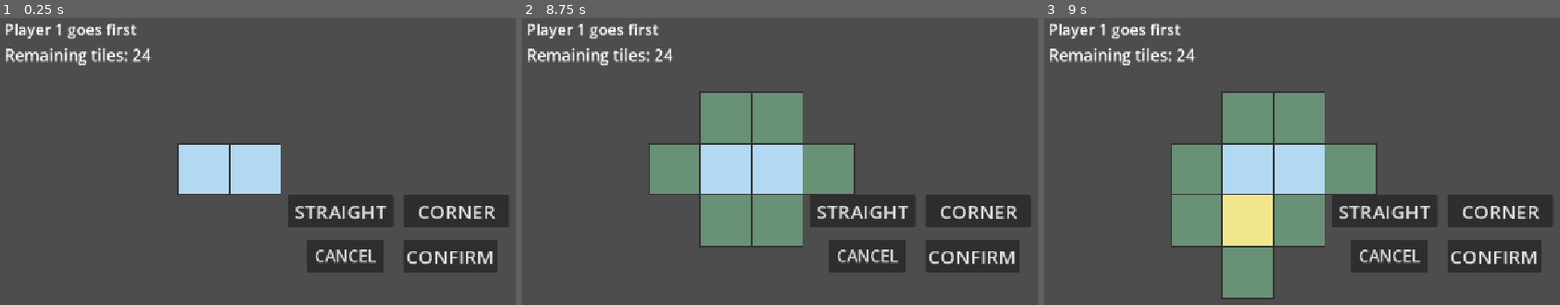
Above: before the commit, frames 1-3 (left to right).
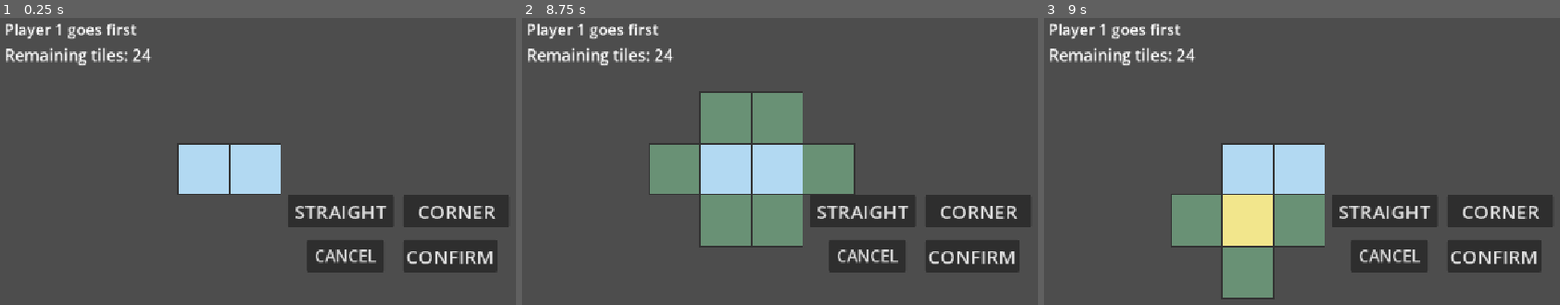
Above: after the commit, the same moments.

Repository: NguyenDucAnh20235585/monorail-godot
Game: Godot game, scene res://main.tscn
The game is run twice, just before and just after one commit, with the same random seed, the same clock (stepped at 60 frames per second) and the same inputs.
Inputs (mouse positions are in pixels of both pictures, inside the frame that each line leads up to):
- Up to frame 1 (0.25 s): no input
- Up to frame 2 (8.75 s): click "STRAIGHT" at 0.5 s; click "CORNER" at 1.25 s; click "CONFIRM" at 2 s; click "CONFIRM" at 2.75 s; click "STRAIGHT" at 3.5 s; click "CORNER" at 4.25 s; click "CONFIRM" at 5 s; click "STRAIGHT" at 5.75 s; click "CORNER" at 6.5 s; click "CANCEL" at 7.25 s; move the mouse to (outside the picture) at 8.02 s; click (outside the picture) at 8.17 s
- Up to frame 3 (9 s): move the mouse to (1250, 230) at 8.77 s; click (1250, 230) at 8.92 s

Frames 1-2 are identical in both runs. In frame 3, 7.2% of the frame differs, in the area x 24-65%, y 25-62%.

Commit message:
feat: refine pending tile candidate flow - anh.nd

Diff:
--- a/main.gd
+++ b/main.gd
@@ -82,22 +82,26 @@
 func _on_cancel_button_pressed():
 	cancel_pending_move()
 
-# DEBUG/TẠM: candidate theo committed + pending tile, chưa dùng validator thật
+# DEBUG/TẠM: candidate placement theo pending flow, chưa dùng validator thật
 func show_debug_indicators():
 	var positions: Array = []
 
-	for board_position in game_state.board.keys():
-		for neighbor in MonoTile.get_neighbor_positions(board_position):
-			if not game_state.board.has(neighbor) and neighbor not in positions:
-				positions.append(neighbor)
-
-	for tile in pending_move["tiles"]:
-		for neighbor in MonoTile.get_neighbor_positions(tile["position"]):
-			if not game_state.board.has(neighbor) and neighbor not in positions:
-				positions.append(neighbor)
+	if pending_move["tiles"].is_empty():
+		for board_position in game_state.board.keys():
+			for neighbor in MonoTile.get_neighbor_positions(board_position):
+				if not game_state.board.has(neighbor) and neighbor not in positions:
+					positions.append(neighbor)
+	else:
+		for tile in pending_move["tiles"]:
+			for neighbor in MonoTile.get_neighbor_positions(tile["position"]):
+				if not game_state.board.has(neighbor) and neighbor not in positions:
+					positions.append(neighbor)
 
 	for tile in pending_move["tiles"]:
 		positions.erase(tile["position"])
+
+	if pending_move["tiles"].size() >= 3:
+		positions.clear()
 
 	$Board.set_indicators(positions)
 
